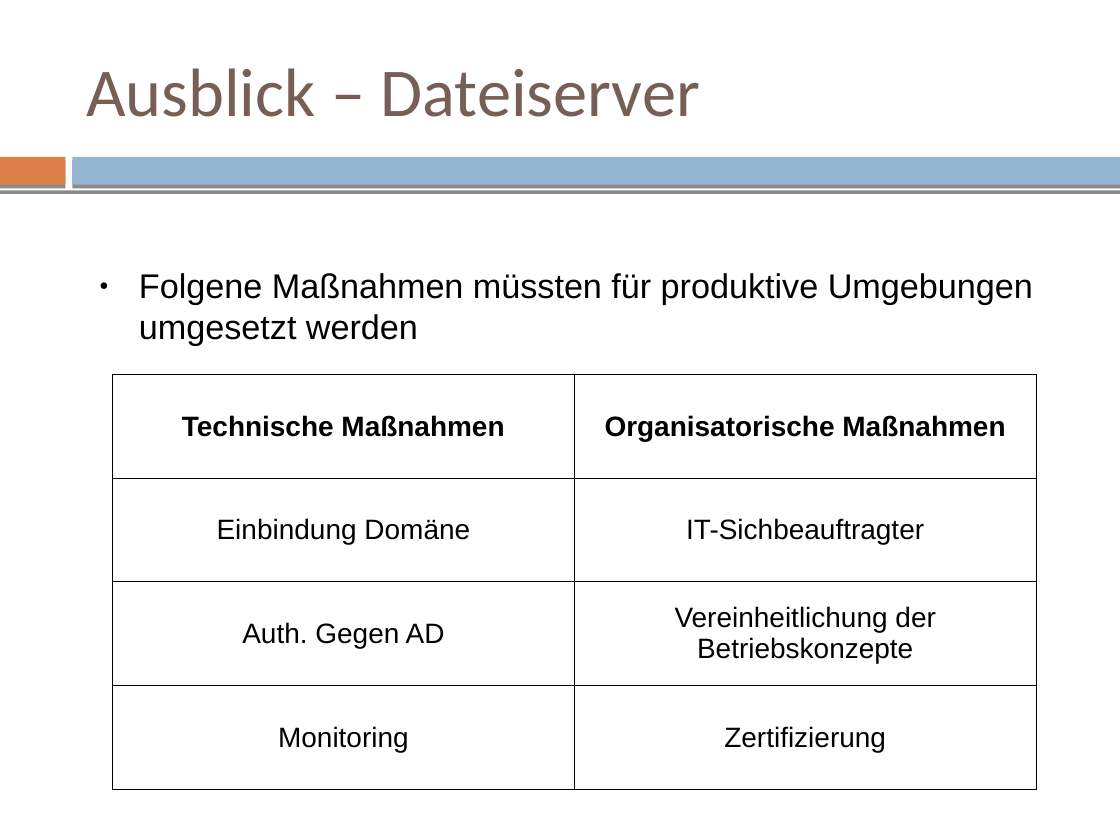
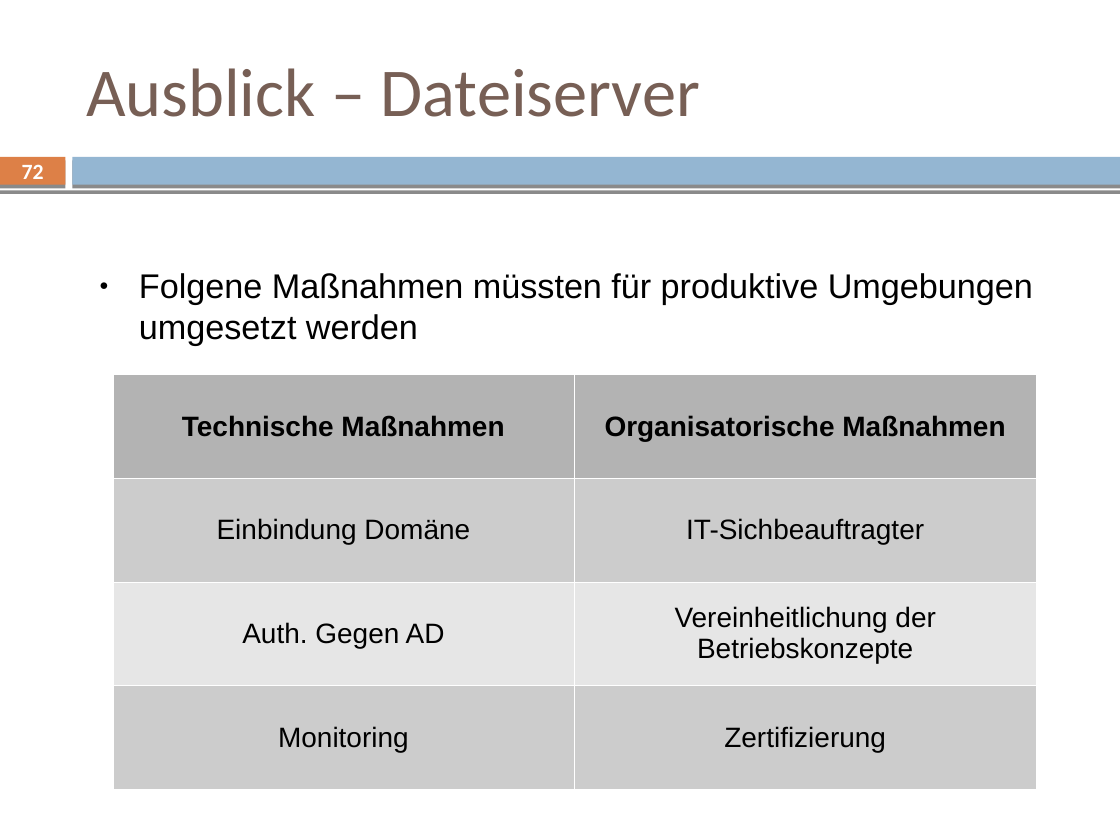
Before and after one commit to mvw/Wilddiebe10, a slide deck: slide 72 of keynote/keynote.odp (slide 73 before the commit). Drawn at 1120x840 pixels with LibreOffice and Linux fonts; fonts in the diff are those of the drawing. Boxes give left, top, right and bottom in pixels: in the first picture for what was removed or moved away, otherwise in the second. Text is boxed around its words. In the diff, an @@ line names an element or a change of style, - is before the commit and + after.

```diff
--- a/keynote/keynote.odp
+++ b/keynote/keynote.odp
@@ page number added at box(22, 164, 44, 186), 14 pt, text #FFFFFF, bold @@
+72
@@ table at box(113, 374, 1036, 788) @@
@@ fill none to #B3B3B3 in row 1 @@
@@ fill none to #CCCCCC in 4 cells @@
@@ fill none to #E6E6E6 in row 3 @@
@@ borders changed @@
```
Also in this commit, not shown: 45 other slides changed, 1 slide removed.
